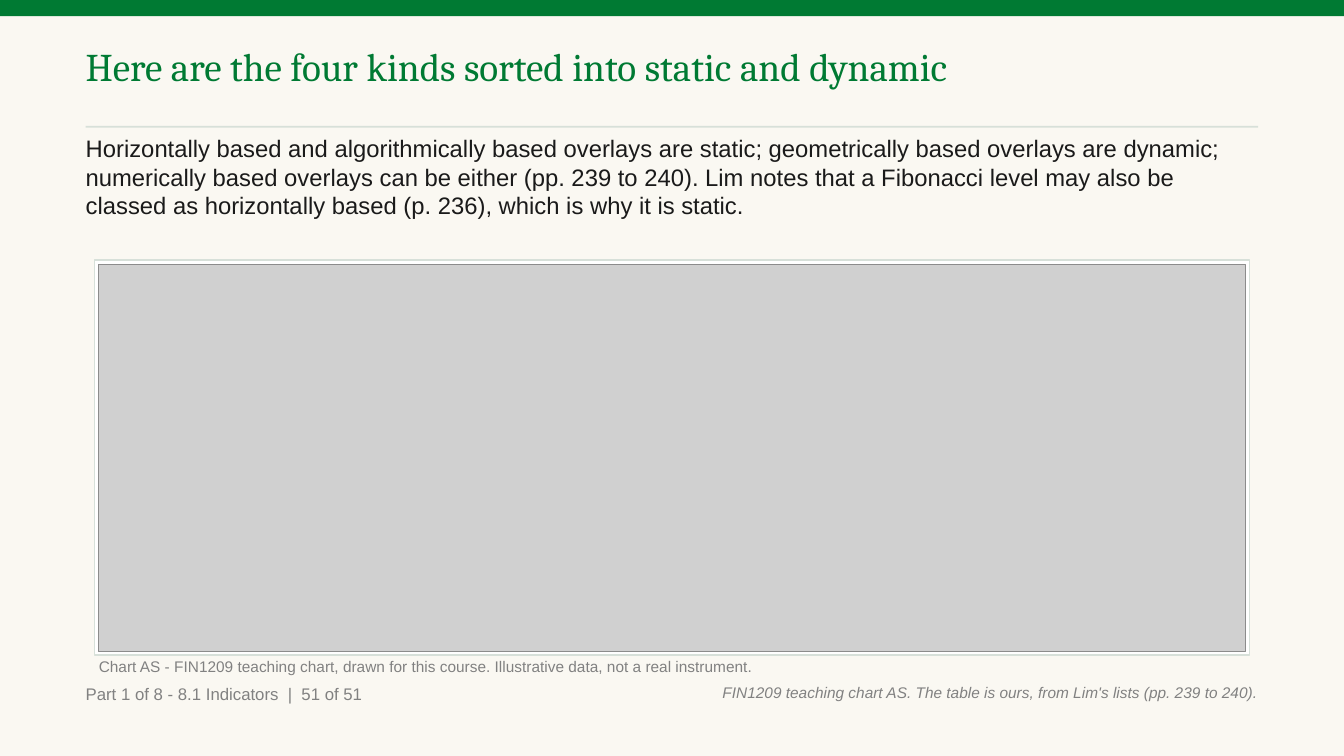
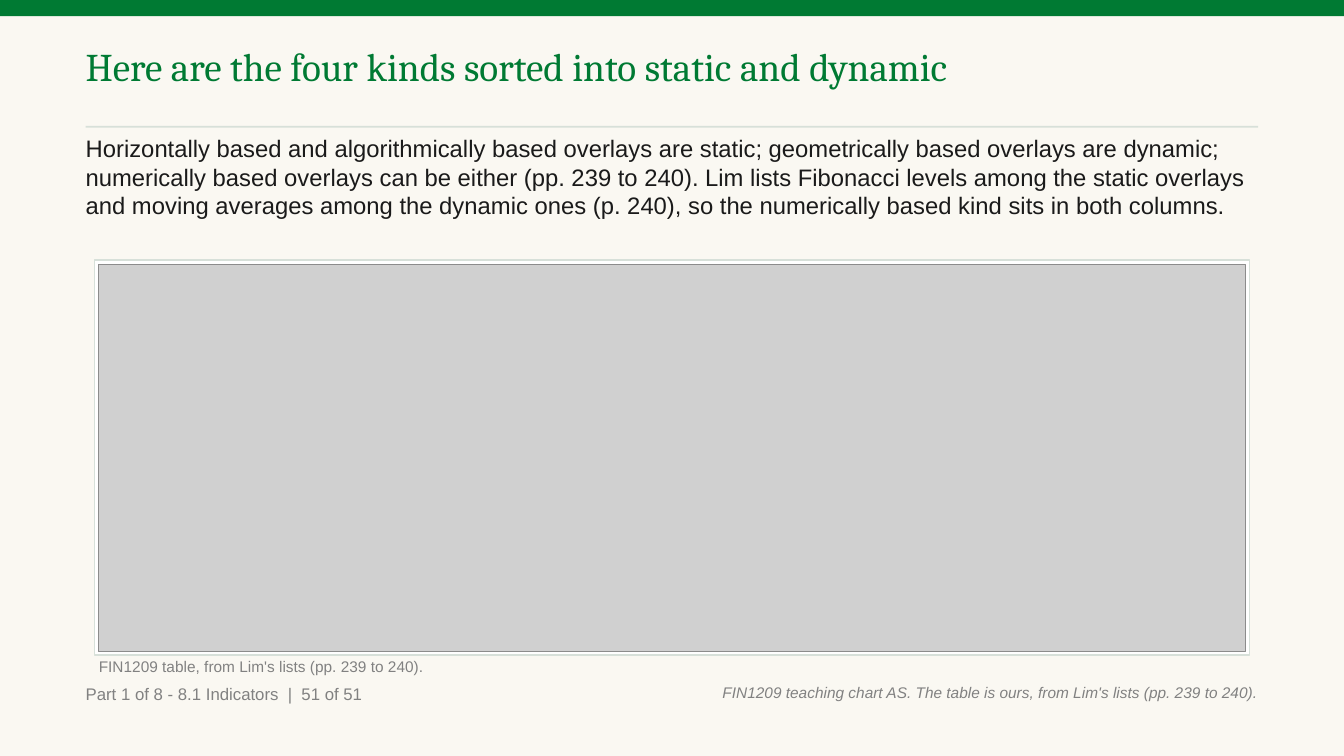
Before and after one commit to benjiesotelo-sudo/Telos_FIN1209, a slide deck: slide 61 of chapter-08/FIN1209-Chapter-08.pptx. Drawn at 1344x756 pixels with LibreOffice and Linux fonts; fonts in the diff are those of the drawing; grey boxes stand for pictures. Boxes give left, top, right and bottom in pixels: in the first picture for what was removed or moved away, otherwise in the second. Text is boxed around its words. In the diff, an @@ line names an element or a change of style, - is before the commit and + after.

Commit message:
Chapter 8 Part A read 2: machine checks for marks, badges, parts and chart data; both read-2 reports applied

```diff
--- a/chapter-08/FIN1209-Chapter-08.pptx
+++ b/chapter-08/FIN1209-Chapter-08.pptx
@@ text at (86, 139, 1244, 219): text changed @@
-Horizontally based and algorithmically based overlays are static; geometrically based overlays are dynamic; numerically based overlays can be either (pp. 239 to 240). Lim notes that a Fibonacci level may also be classed as horizontally based (p. 236), which is why it is static.
+Horizontally based and algorithmically based overlays are static; geometrically based overlays are dynamic; numerically based overlays can be either (pp. 239 to 240). Lim lists Fibonacci levels among the static overlays and moving averages among the dynamic ones (p. 240), so the numerically based kind sits in both columns.
@@ text at (99, 661, 423, 675): text changed @@
-Chart AS - FIN1209 teaching chart, drawn for this course. Illustrative data, not a real instrument.
+FIN1209 table, from Lim's lists (pp. 239 to 240).
```
Also in this commit, not shown: 40 other slides changed, 10 other files.
